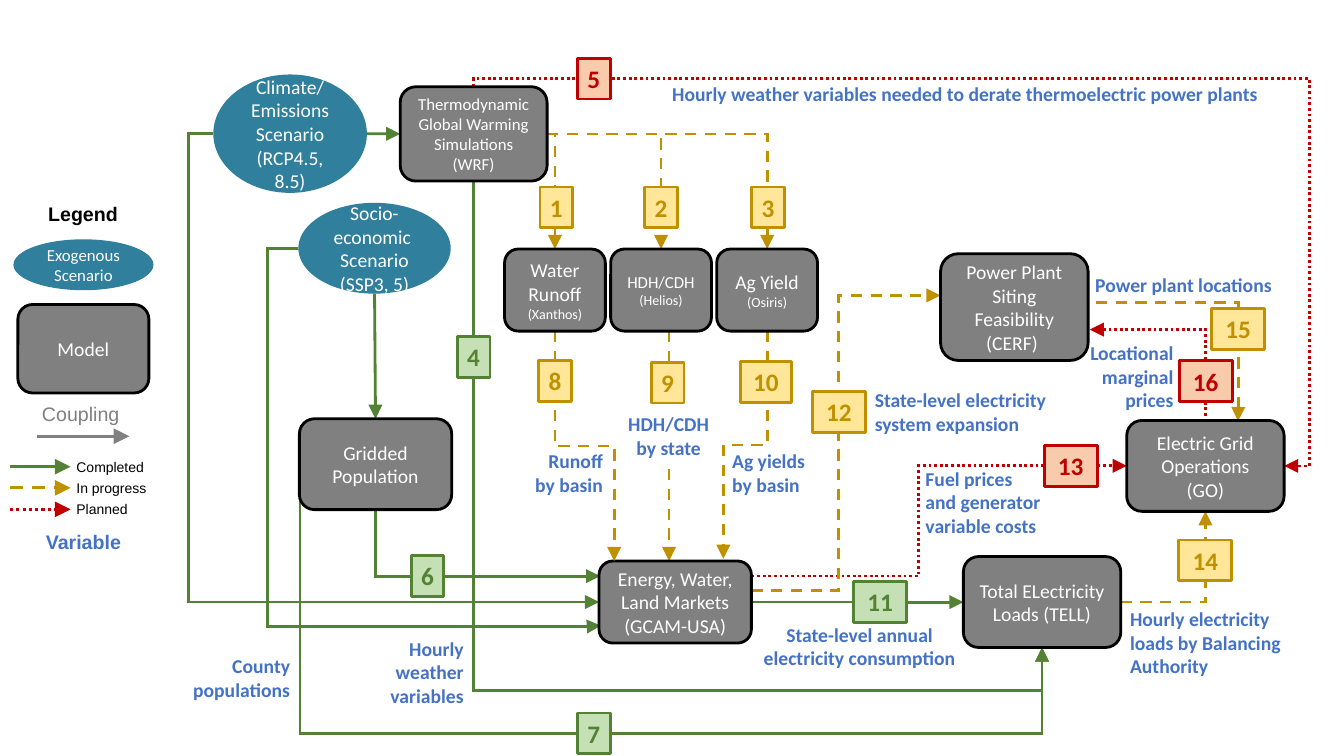
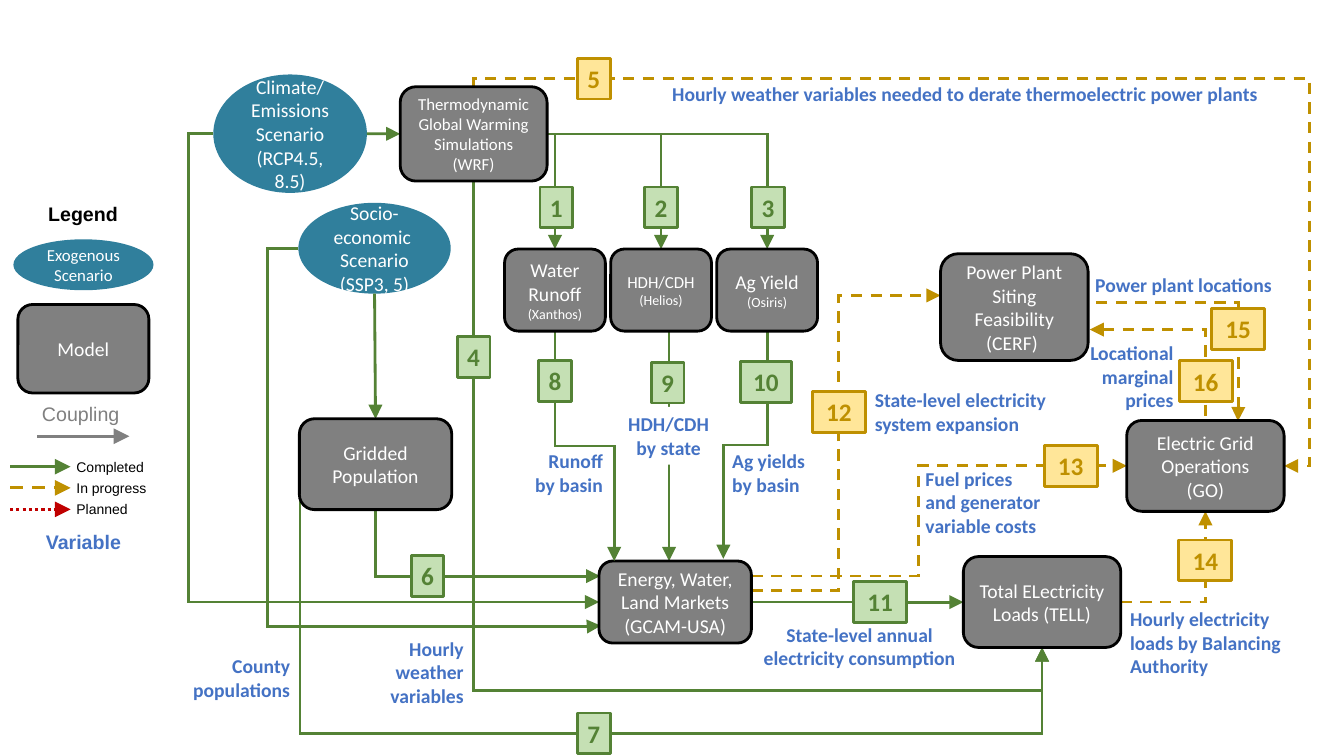
Before and after one commit to IMMM-SFA/exp_group_b, a slide deck: slide 1 of experiment_diagram/experiment-B-N6_interconnect.pptx. Drawn at 1344x756 pixels with LibreOffice and Linux fonts; fonts in the diff are those of the drawing. Boxes give left, top, right and bottom in pixels: in the first picture for what was removed or moved away, otherwise in the second. Text is boxed around its words. In the diff, an @@ line names an element or a change of style, - is before the commit and + after.

```diff
--- a/experiment_diagram/experiment-B-N6_interconnect.pptx
+++ b/experiment_diagram/experiment-B-N6_interconnect.pptx
@@ text colour #C00000 to #BF9000; fill #F8CBAD to #FFE699; outline #C00000 2 pt to #BF9000 2 pt in 3 elements at (x1=1045, y1=446, x2=1098, y2=486), (x1=1180, y1=361, x2=1233, y2=401), (x1=578, y1=58, x2=611, y2=99) @@
@@ elbow arrow (474, 87) - (1285, 466): stroke #C00000 2 pt dashed to #BF9000 2 pt dashed @@
@@ elbow arrow (547, 134) - (556, 249): stroke #BF9000 2 pt dashed to #548235 2 pt @@
@@ elbow arrow (547, 134) - (661, 249): stroke #BF9000 2 pt dashed to #548235 2 pt @@
@@ elbow arrow (547, 134) - (767, 249): stroke #BF9000 2 pt dashed to #548235 2 pt @@
@@ elbow arrow (556, 331) - (614, 562): stroke #BF9000 2 pt dashed to #548235 2 pt @@
@@ arrow (669, 331) - (669, 562): stroke #BF9000 2 pt dashed to #548235 2 pt @@
@@ elbow arrow (767, 331) - (724, 559): stroke #BF9000 2 pt dashed to #548235 2 pt @@
@@ elbow arrow (1090, 330) - (1206, 420): stroke #C00000 2 pt dashed to #BF9000 2 pt dashed @@
@@ text colour #BF9000 to #548235; fill #FFE699 to #C5E0B4; outline #BF9000 2 pt to #548235 2 pt in 6 elements at (x1=540, y1=187, x2=574, y2=227), (x1=645, y1=187, x2=679, y2=227), (x1=752, y1=187, x2=785, y2=227), (x1=651, y1=362, x2=685, y2=402), (x1=741, y1=362, x2=791, y2=402), (x1=538, y1=361, x2=572, y2=401) @@
@@ elbow arrow (751, 577) - (1127, 466): stroke #C00000 2 pt dashed to #BF9000 2 pt dashed @@
```
Also in this commit, not shown: 2 other files.
